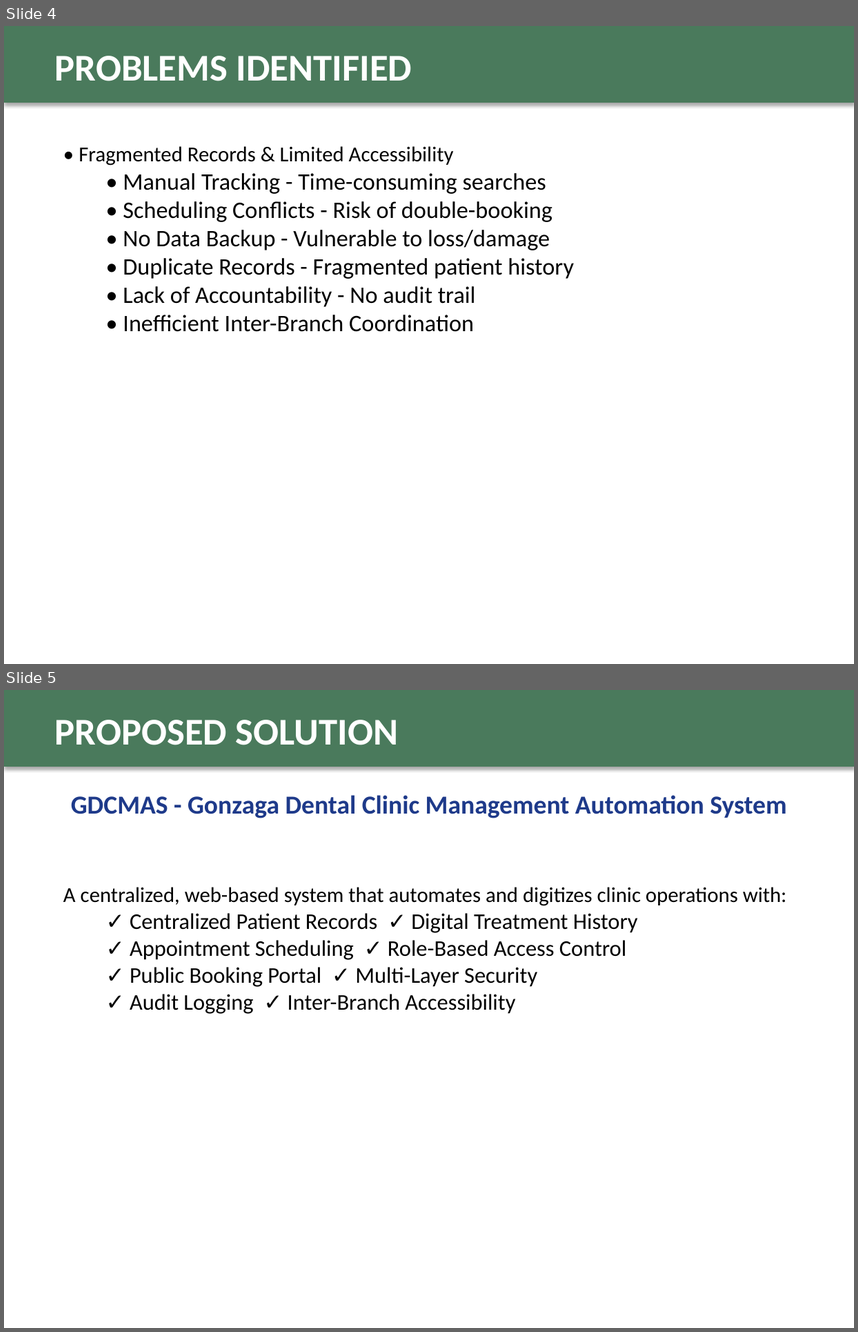
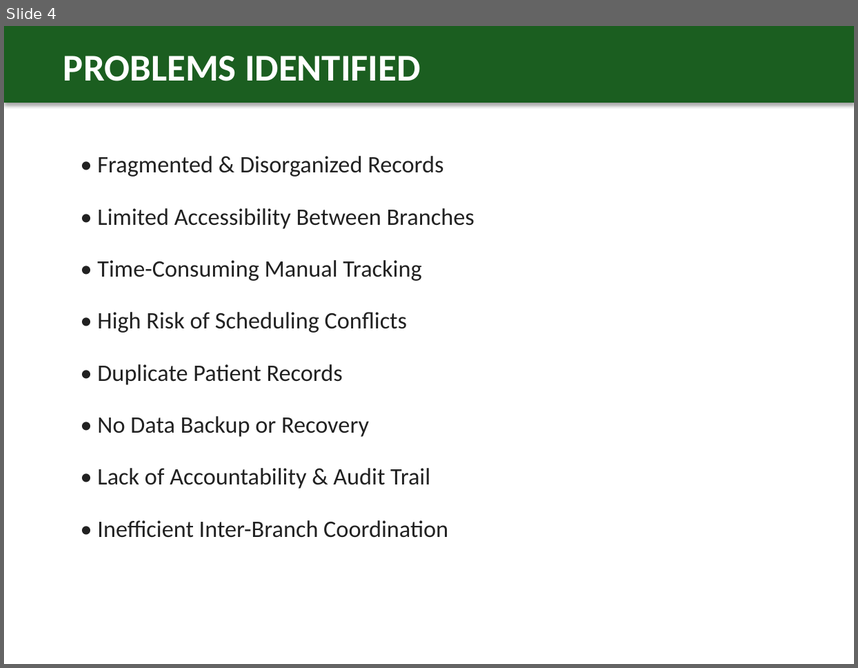
Before and after one commit to fritzmichael1-2/gonzaga-dental-clinic-system, a slide deck: GDCMAS_Final_Defense_Presentation.pptx. Shown one above the other, each under a label of ours: slides 4 and 5 before the commit, slide 4 after it. The pictures are 858x1332 and 858x668 pixels, drawn with LibreOffice and Linux fonts; fonts in the diff are those of the drawing. Boxes give left, top, right and bottom in pixels: in the first picture for what was removed or moved away, otherwise in the second. Text is boxed around its words. In the diff, an @@ line names an element or a change of style, - is before the commit and + after.

Commit message:
Redesign defense PPT with professional dental/medical theme and enhanced visuals

```diff
--- a/GDCMAS_Final_Defense_Presentation.pptx
+++ b/GDCMAS_Final_Defense_Presentation.pptx
@@ slide 5 removed at [4, 690, 854, 1328], background #FFFFFF @@
@@ rectangle removed at [4, 690, 854, 767] @@
@@ text removed at [55, 720, 398, 745] @@
-PROPOSED SOLUTION
@@ text removed at [71, 795, 786, 818] @@
-GDCMAS - Gonzaga Dental Clinic Management Automation System
@@ text removed at [63, 887, 787, 1014] @@
-A centralized, web-based system that automates and digitizes clinic operations with:
-  ✓ Centralized Patient Records ✓ Digital Treatment History
-  ✓ Appointment Scheduling ✓ Role-Based Access Control
-  ✓ Public Booking Portal ✓ Multi-Layer Security
-  ✓ Audit Logging ✓ Inter-Branch Accessibility
@@ slide 4 changed as well @@
@@ rectangle at [4, 26, 854, 103]: fill #4A7A5C to #1B5E20 @@
@@ text "PROBLEMS IDENTIFIED": place and size @@
-text "PROBLEMS IDENTIFIED" at [55, 56, 412, 81]
+text "PROBLEMS IDENTIFIED" at [63, 56, 420, 81]
@@ text "• Fragmented & Disorganized Records": place and size @@
-text "• Fragmented & Disorganized Records" at [79, 146, 574, 332]
+text "• Fragmented & Disorganized Records" at [97, 156, 475, 537]
@@ text at [97, 156, 475, 488]: text changed; text colour #000000 to #212121 @@
-• Fragmented Records & Limited Accessibility
-  • Manual Tracking - Time-consuming searches
-  • Scheduling Conflicts - Risk of double-booking
-  • No Data Backup - Vulnerable to loss/damage
-  • Duplicate Records - Fragmented patient history
-  • Lack of Accountability - No audit trail
+• Fragmented & Disorganized Records
+• Limited Accessibility Between Branches
+• Time-Consuming Manual Tracking
+• High Risk of Scheduling Conflicts
+• Duplicate Patient Records
+• No Data Backup or Recovery
+• Lack of Accountability & Audit Trail
@@ text at [97, 520, 448, 537]: text colour #000000 to #212121 in "• Inefficient Inter-Branch Coordination"; list level 2 to 1 in "• Inefficient Inter-Branch Coordination" @@
```
Also in this commit, not shown: 4 other slides changed, 3 slides added, 2 other slides removed.
